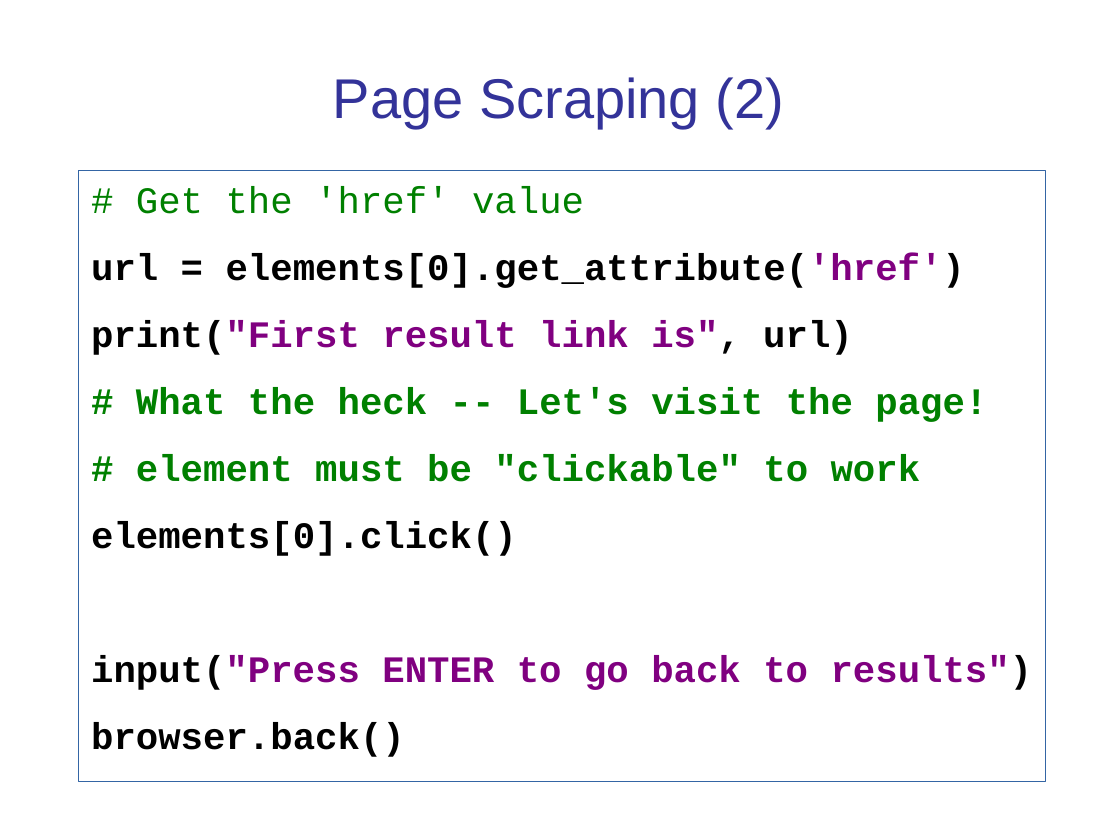
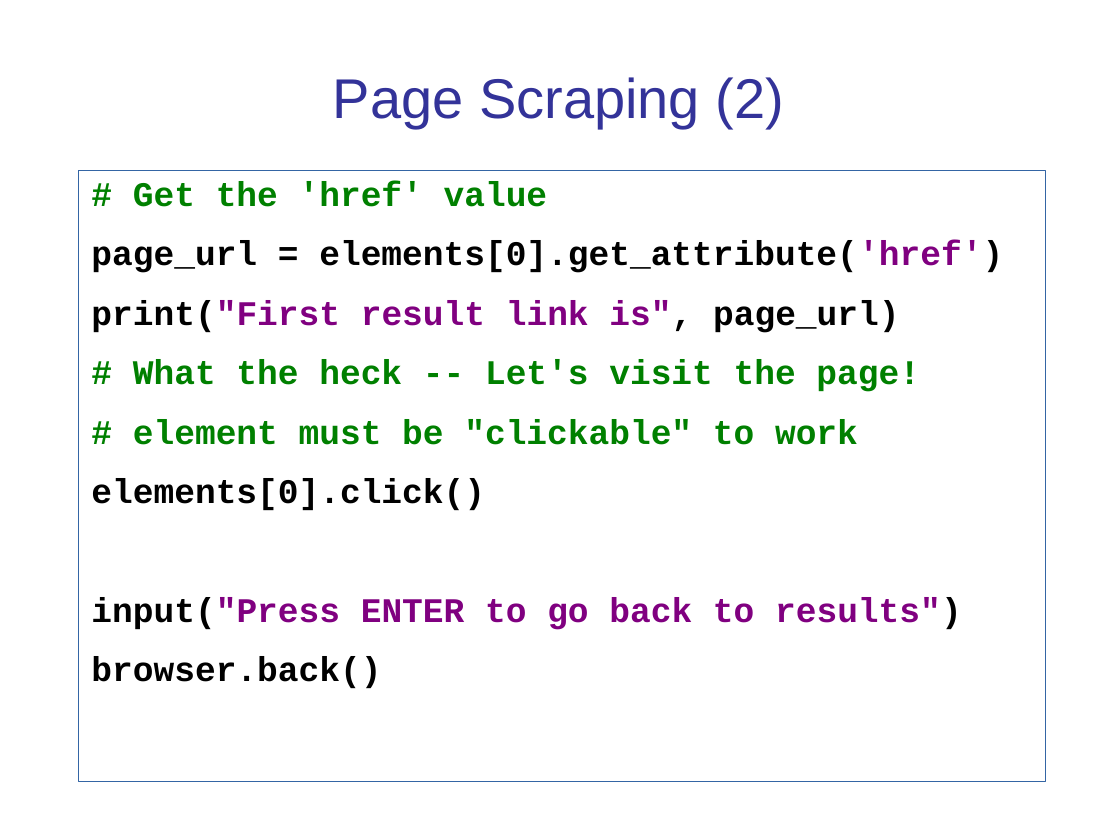
Before and after one commit to cpske/ISP, a slide deck: slide 31 of testing/WebTesting.ppt (slide 29 before the commit). Drawn at 1120x840 pixels with LibreOffice and Linux fonts; fonts in the diff are those of the drawing. Boxes give left, top, right and bottom in pixels: in the first picture for what was removed or moved away, otherwise in the second. Text is boxed around its words. In the diff, an @@ line names an element or a change of style, - is before the commit and + after.

```diff
--- a/testing/WebTesting.ppt
+++ b/testing/WebTesting.ppt
@@ text at (x1=91, y1=180, x2=962, y2=689): size 24 to 22.2 pt in "# Get the 'href' value", "# What the heck -- Let's visit ...", "# element must be "clickable" to work", "elements[0].click()" and 2 more places; bold on in "# Get the 'href' value"; line spacing 1 to 0.9 @@
@@ text at (x1=91, y1=240, x2=1003, y2=333): text changed; size 24 to 22.2 pt @@
-url = elements[0].get_attribute('href')
-print("First result link is", url)
+page_url = elements[0].get_attribute('href')
+print("First result link is", page_url)
```
Also in this commit, not shown: 9 other slides changed, 2 slides added, 2 other files.
